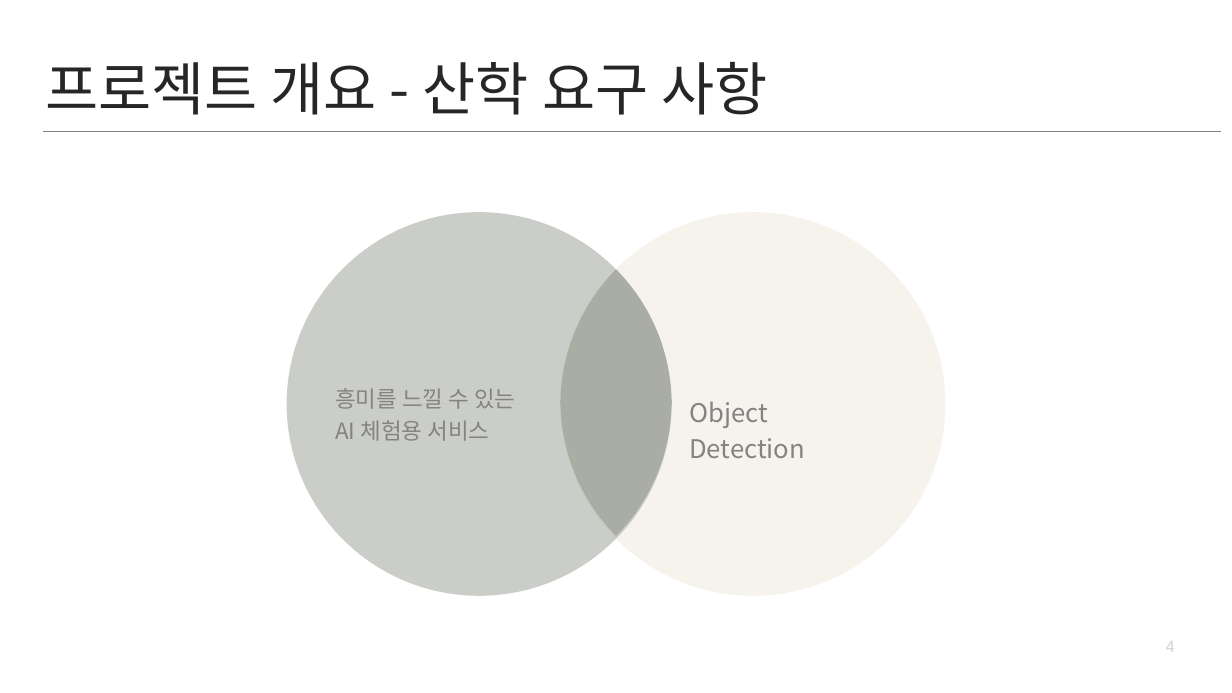
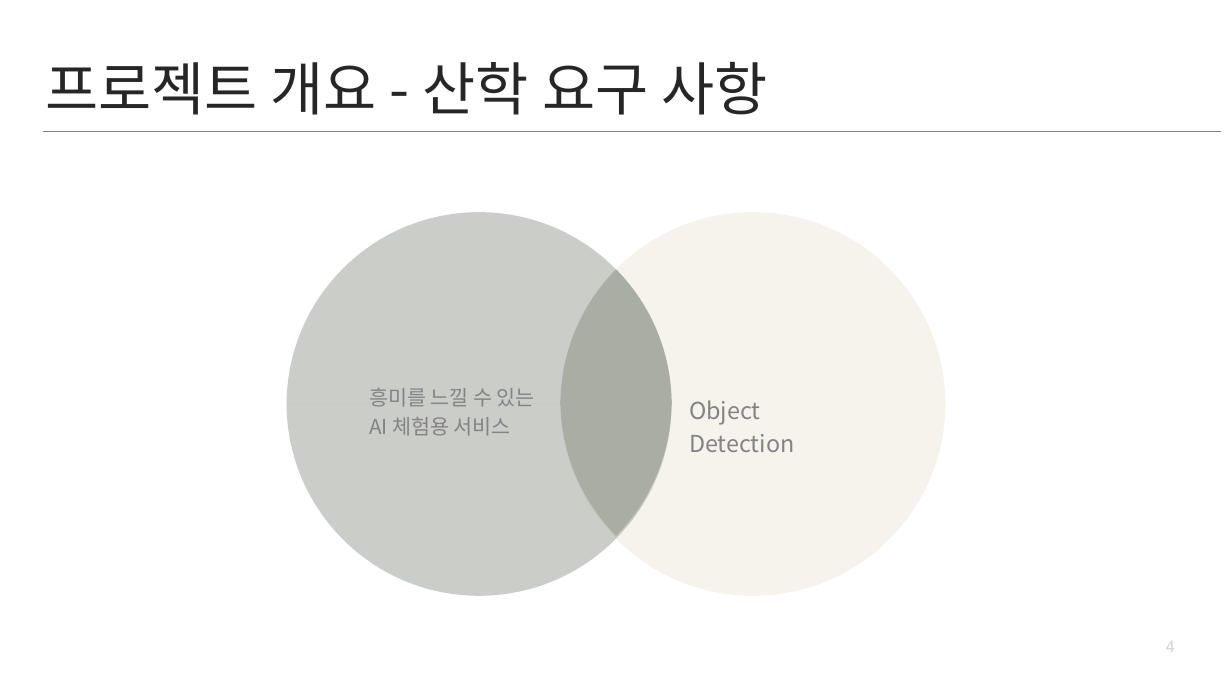
Before and after one commit to kookmin-sw/capstone-2021-14, a slide deck: slide 4 of docs/Capstone-team14-presentation.pptx. Drawn at 1232x693 pixels with LibreOffice and Linux fonts; fonts in the diff are those of the drawing. Boxes give left, top, right and bottom in pixels: in the first picture for what was removed or moved away, otherwise in the second. Text is boxed around its words. In the diff, an @@ line names an element or a change of style, - is before the commit and + after.

```diff
--- a/docs/Capstone-team14-presentation.pptx
+++ b/docs/Capstone-team14-presentation.pptx
@@ text "흥미를 느낄 수 있는 AI ...": place and size @@
-text "흥미를 느낄 수 있는 AI ..." at box(335, 388, 515, 441)
+text "흥미를 느낄 수 있는 AI ..." at box(369, 388, 535, 436)
@@ text "흥미를 느낄 수 있는 AI ..." at box(369, 388, 535, 436): size 35 to 32.2 pt @@
@@ text "Object Detection" at box(689, 400, 794, 452): size 40 to 36.4 pt @@
```
Also in this commit, not shown: 2 other slides changed, 2 other files.
